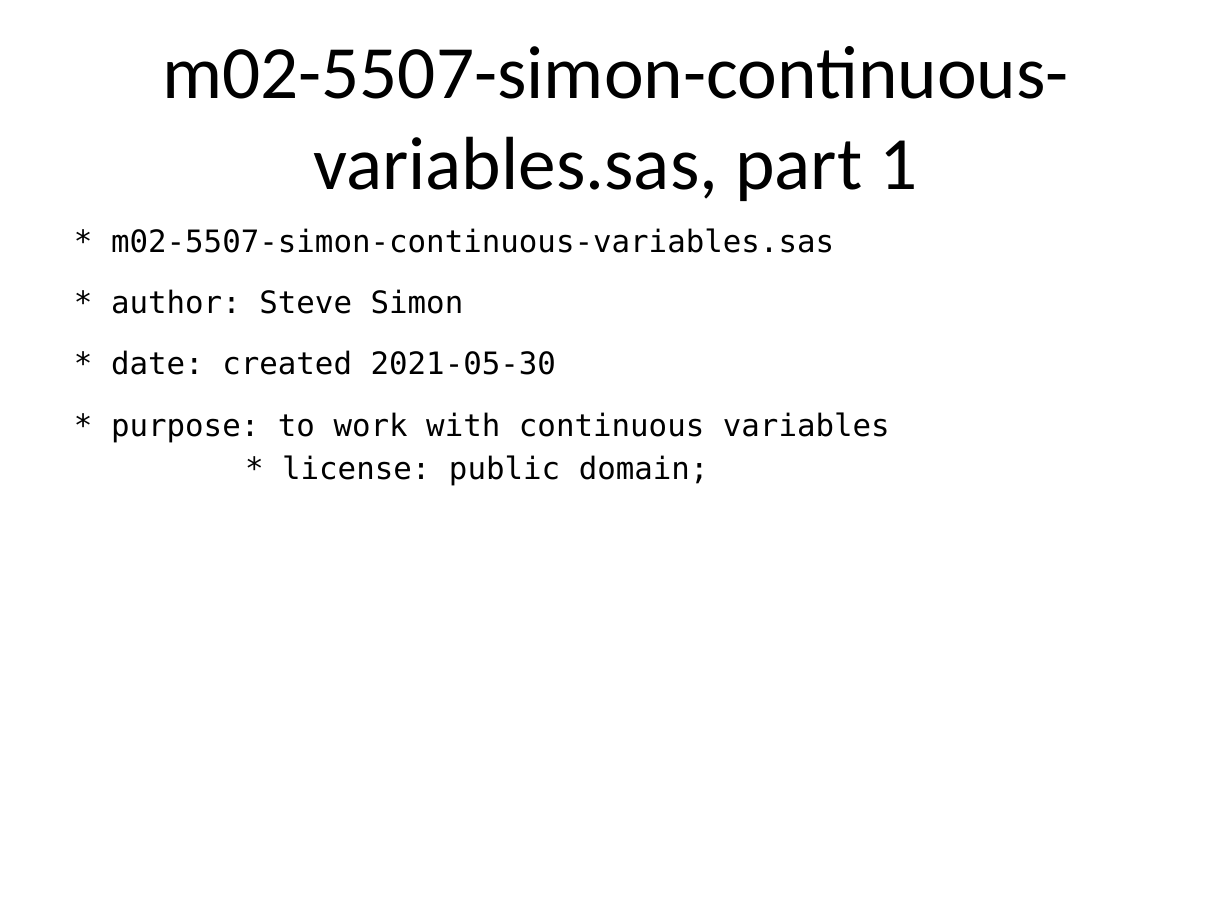
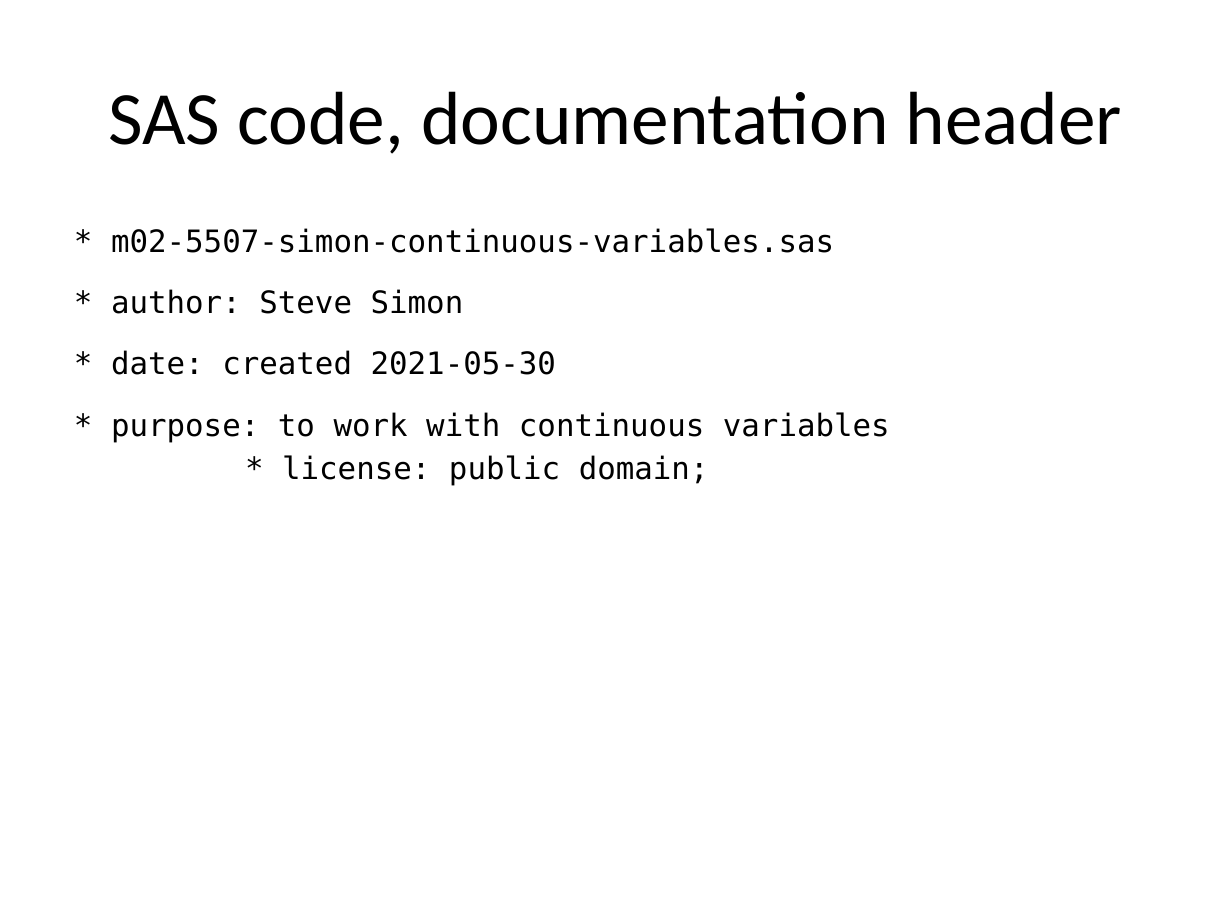
Before and after one commit to pmean/introduction-to-SAS, a slide deck: slide 6 of results/m02-slides-and-speaker-notes.pptx. Drawn at 1232x924 pixels with LibreOffice and Linux fonts; fonts in the diff are those of the drawing. Boxes give left, top, right and bottom in pixels: in the first picture for what was removed or moved away, otherwise in the second. Text is boxed around its words. In the diff, an @@ line names an element or a change of style, - is before the commit and + after.

```diff
--- a/results/m02-slides-and-speaker-notes.pptx
+++ b/results/m02-slides-and-speaker-notes.pptx
@@ title at (108, 91, 1122, 154): text changed @@
-m02-5507-simon-continuous-variables.sas, part 1
+SAS code, documentation header
```
Also in this commit, not shown: 27 other slides changed, 23 slides added, 26 slides removed, 29 other files.
